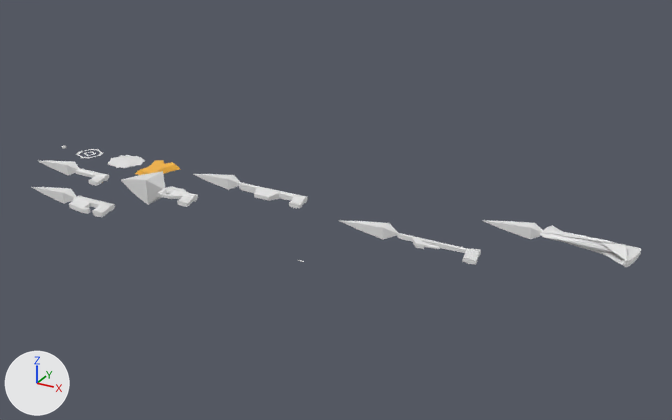
The Blender file assets/models/icons.blend: old version first, new version second.
Rendered twice from a camera (50 mm lens) standing at (19.2, -31.9, 18.8) and looking at (-1.2, 5.3, 0.2). The axes (+X, +Y, +Z) are drawn at lower left. The lights are the same throughout.

The scene before the commit, as lines of its bpy script (objects in view):
```python
ob_alien_weapon = bpy.data.objects.new('alien_weapon', me_circle_001)
ob_alien_weapon.location = (10.7, 7.87, 0.0)
ob_decomposer = bpy.data.objects.new('decomposer', me_cube_003)
ob_decomposer.location = (-9.01, 2.96, 0.16)
ob_laserbeam = bpy.data.objects.new('laserbeam', me_cube_007)
ob_laserbeam.location = (6.09, 3.99, 0.16)
ob_muzzle_001 = bpy.data.objects.new('muzzle.001', me_cube_008)
ob_muzzle_001.parent = ob_spreadblaster
ob_muzzle_001.location = (-8.749, 0.307, 0.189)
ob_muzzle_002 = bpy.data.objects.new('muzzle.002', me_cube_009)
ob_muzzle_002.parent = ob_nailgun
ob_muzzle_002.location = (-15.06, 0.255, 0.189)
ob_muzzle_004 = bpy.data.objects.new('muzzle.004', me_cube_011)
ob_muzzle_004.parent = ob_decomposer
ob_muzzle_004.location = (-11.72, 3.302, 0.189)
ob_nailgun = bpy.data.objects.new('nailgun', me_cube_006)
ob_nailgun.location = (-11.91, -0.04, 0.16)
ob_spreadblaster = bpy.data.objects.new('spreadblaster', me_cube_002)
ob_spreadblaster.location = (-3.91, 5.57, 0.16)
ob_zapper = bpy.data.objects.new('zapper', me_cube_001)
ob_zapper.location = (-14.91, 2.96, 0.16)
```
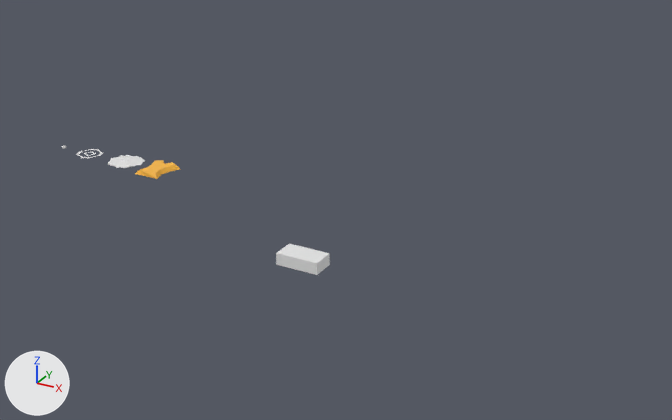
What changed in the scene script:
```text
Add me_cube_014:
    me_cube_014.from_pydata(...)  # 32 vertices, 30 faces; spans x -1.05..1.05, y -0.56..0.56, z -0.16..0.42
Remove ob_zapper:
    ob_zapper = bpy.data.objects.new('zapper', me_cube_001)
    ob_zapper.location = (-14.91, 2.96, 0.16)
Remove ob_spreadblaster:
    ob_spreadblaster = bpy.data.objects.new('spreadblaster', me_cube_002)
    ob_spreadblaster.location = (-3.91, 5.57, 0.16)
Remove ob_decomposer:
    ob_decomposer = bpy.data.objects.new('decomposer', me_cube_003)
    ob_decomposer.location = (-9.01, 2.96, 0.16)
Remove ob_nailgun:
    ob_nailgun = bpy.data.objects.new('nailgun', me_cube_006)
    ob_nailgun.location = (-11.91, -0.04, 0.16)
Remove ob_laserbeam:
    ob_laserbeam = bpy.data.objects.new('laserbeam', me_cube_007)
    ob_laserbeam.location = (6.09, 3.99, 0.16)
Remove ob_alien_weapon:
    ob_alien_weapon = bpy.data.objects.new('alien_weapon', me_circle_001)
    ob_alien_weapon.location = (10.7, 7.87, 0.0)
Remove ob_muzzle_001:
    ob_muzzle_001 = bpy.data.objects.new('muzzle.001', me_cube_008)
    ob_muzzle_001.parent = ob_spreadblaster
    ob_muzzle_001.matrix_parent_inverse = Matrix(((1.0, 0.0, 0.0, 3.915), (0.0, 1.0, 0.0, 0.0), (0.0, 0.0, 1.0, -0.156), (0.0, 0.0, 0.0, 1.0)))
    ob_muzzle_001.location = (-8.749, 0.307, 0.189)
Remove ob_muzzle_002:
    ob_muzzle_002 = bpy.data.objects.new('muzzle.002', me_cube_009)
    ob_muzzle_002.parent = ob_nailgun
    ob_muzzle_002.matrix_parent_inverse = Matrix(((1.0, 0.0, 0.0, 11.91), (0.0, 1.0, 0.0, 0.0387), (0.0, 0.0, 1.0, -0.156), (0.0, 0.0, 0.0, 1.0)))
    ob_muzzle_002.location = (-15.06, 0.255, 0.189)
Remove ob_muzzle_003:
    ob_muzzle_003 = bpy.data.objects.new('muzzle.003', me_cube_010)
    ob_muzzle_003.parent = ob_zapper
    ob_muzzle_003.matrix_parent_inverse = Matrix(((1.0, 0.0, 0.0, 14.91), (0.0, 1.0, 0.0, -2.961), (0.0, 0.0, 1.0, -0.156), (0.0, 0.0, 0.0, 1.0)))
    ob_muzzle_003.location = (-17.67, 3.302, 0.189)
Remove ob_muzzle_004:
    ob_muzzle_004 = bpy.data.objects.new('muzzle.004', me_cube_011)
    ob_muzzle_004.parent = ob_decomposer
    ob_muzzle_004.matrix_parent_inverse = Matrix(((1.0, 0.0, 0.0, 9.015), (0.0, 1.0, 0.0, -2.961), (0.0, 0.0, 1.0, -0.156), (0.0, 0.0, 0.0, 1.0)))
    ob_muzzle_004.location = (-11.72, 3.302, 0.189)
Remove ob_muzzle_005:
    ob_muzzle_005 = bpy.data.objects.new('muzzle.005', me_cube_012)
    ob_muzzle_005.parent = ob_laserbeam
    ob_muzzle_005.matrix_parent_inverse = Matrix(((1.0, 0.0, 0.0, -6.085), (0.0, 1.0, 0.0, 0.0), (0.0, 0.0, 1.0, -0.156), (0.0, 0.0, 0.0, 1.0)))
    ob_muzzle_005.location = (1.203, 0.314, 0.189)
Remove ob_muzzle_006:
    ob_muzzle_006 = bpy.data.objects.new('muzzle.006', me_cube_013)
    ob_muzzle_006.parent = ob_alien_weapon
    ob_muzzle_006.matrix_parent_inverse = Matrix(((1.0, 0.0, 0.0, -10.7), (0.0, 1.0, 0.0, -2.0), (0.0, 0.0, 1.0, 0.0), (0.0, 0.0, 0.0, 1.0)))
    ob_muzzle_006.location = (7.156, 2.199, -0.00108)
    ob_muzzle_006.rotation_euler = (0.0, 0.0, -1.571)  # degrees (0, 0, -90)
    ob_muzzle_006.scale = (-13.0, -13.0, -13.0)
Add ob_medpack:
    ob_medpack = bpy.data.objects.new('medpack', me_cube_014)
    ob_medpack.location = (0.0, 0.0, 0.0)
```

What differs and where, as boxes (x1, y1, x2, y2) in the pictures (672 x 420 px):
'alien_weapon', deleted
    before: (539, 225, 641, 267)
'medpack', added
    after: (276, 244, 330, 275)
'muzzle.004', deleted
    before: (121, 171, 165, 205)
'spreadblaster', deleted
    before: (239, 182, 307, 208)
'laserbeam', deleted
    before: (397, 233, 481, 265)
'muzzle.006', deleted
    before: (482, 220, 543, 239)
'muzzle.005', deleted
    before: (338, 220, 398, 239)
'nailgun', deleted
    before: (69, 196, 115, 217)
'decomposer', deleted
    before: (157, 186, 198, 207)
'muzzle.001', deleted
    before: (193, 174, 241, 190)
'muzzle.002', deleted
    before: (32, 187, 76, 204)
'muzzle.003', deleted
    before: (39, 161, 80, 175)
'zapper', deleted
    before: (76, 168, 109, 186)
